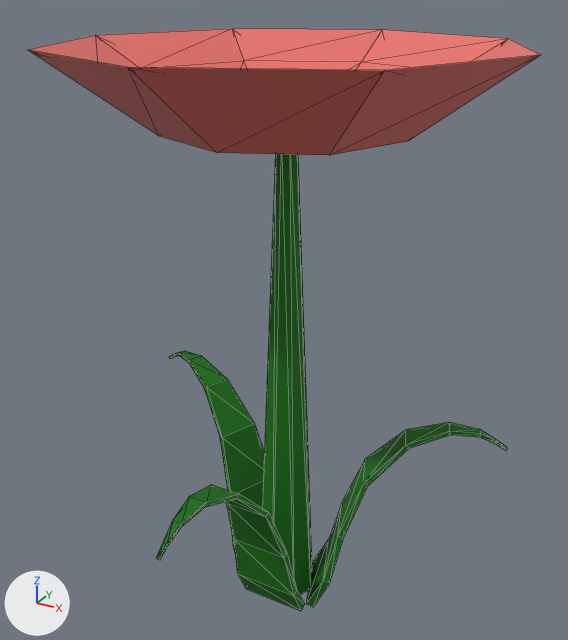
Before and after pictures for a commit that changed the glTF model static/models/flower/flower.glb.
Before and after are seen from a camera (50 mm lens) standing at (0.303, -0.555, 0.577) and looking at (-0.006, 0.005, 0.297). Lighting does not change. The marker at lower left points along +X, +Y and +Z. Mesh edges are drawn as thin lines.

In view in the first picture: 'blossom', 'stem'.
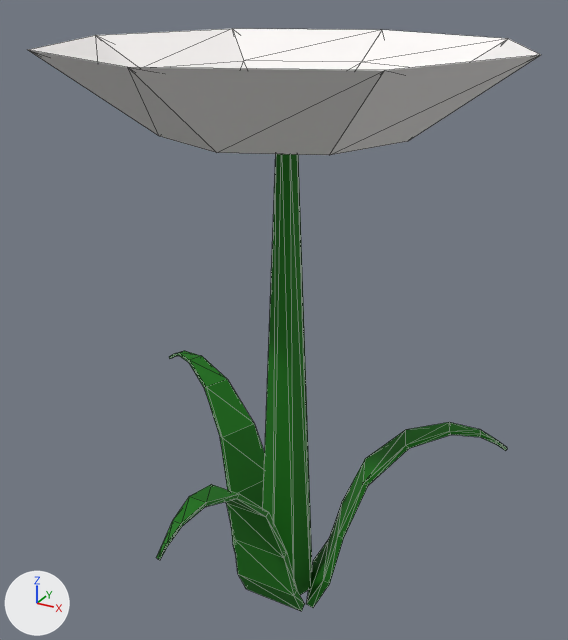
Changed parts and their boxes [x1, y1, x2, y2] in the pictures (568 x 640 px):
'blossom', recoloured (red to white)
    both: [28, 29, 540, 155]

Patch to the scene script:
```diff
--- a/static/models/flower/flower.glb.py
+++ b/static/models/flower/flower.glb.py
@@ mat_blossommaterial @@
 mat_blossommaterial = principled_material('blossomMaterial')
-mat_blossommaterial.base_color = (0.8, 0.165, 0.144)  # red #e7716a
+mat_blossommaterial.base_color = (1.0, 0.97, 0.957)  # white #fffcfa
```
